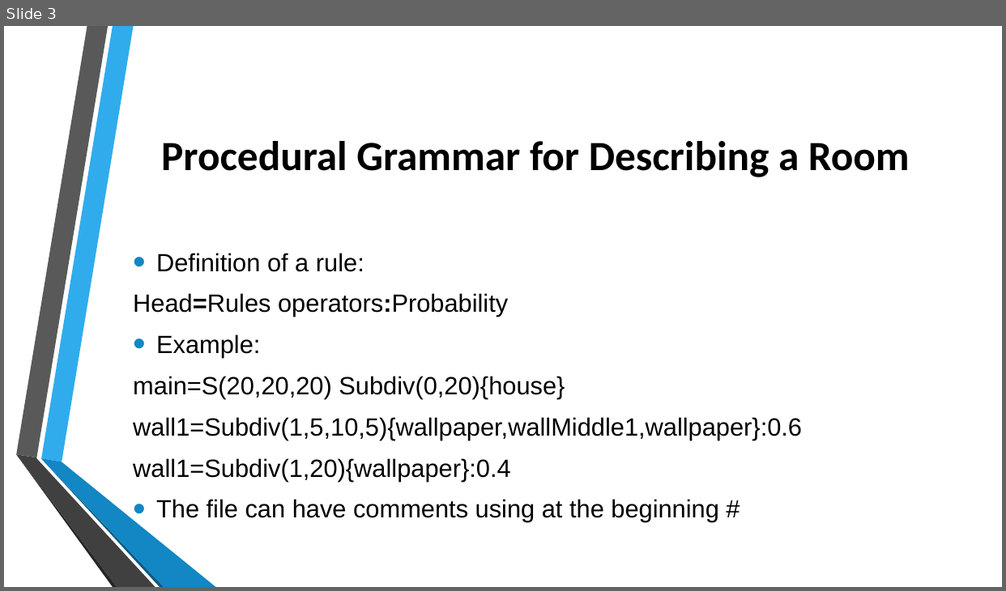
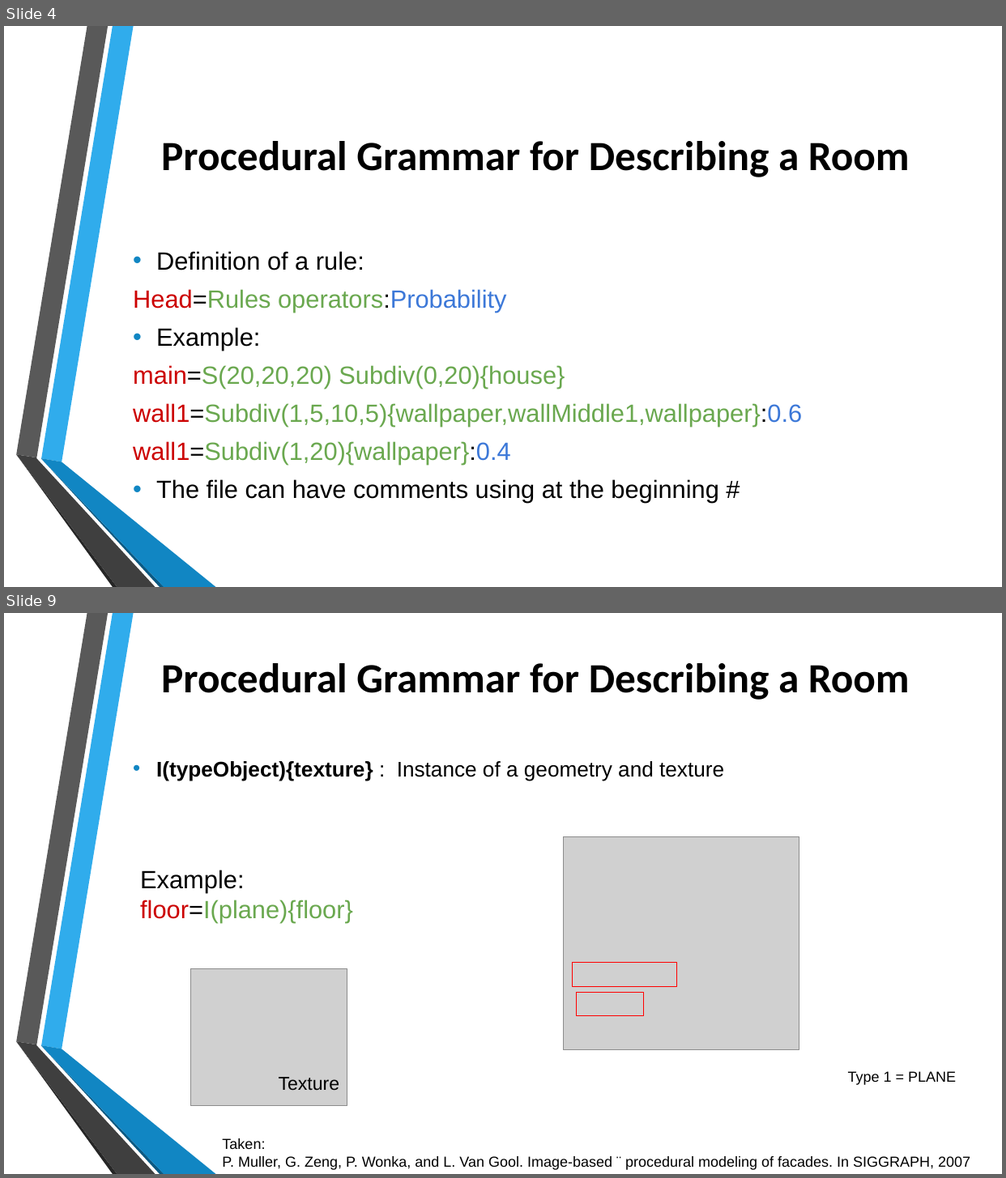
Before and after one commit to jtrillos/ProceduralModelingProject, a slide deck: Final Presentation.pptx. Shown one above the other, each under a label of ours: slide 3 before the commit, slides 4 and 9 after it; the slides between them are not shown. The pictures are 1006x591 and 1006x1178 pixels, drawn with LibreOffice and Linux fonts; fonts in the diff are those of the drawing; grey boxes stand for pictures; background and template pictures are left out. Boxes give left, top, right and bottom in pixels: in the first picture for what was removed or moved away, otherwise in the second. Text is boxed around its words. In the diff, an @@ line names an element or a change of style, - is before the commit and + after.

```diff
--- a/Final Presentation.pptx
+++ b/Final Presentation.pptx
@@ slide 9 added at [4,613,1002,1174], background picture (left out); not listed: 6 template elements that a slide beside it also shows @@
@@ title added at [161,663,910,700], 40 pt, text #000000, bold @@
+Procedural Grammar for Describing a Room
@@ text added at [156,761,724,781], 20.4 pt, text #000000 @@
+• I(typeObject){texture} : Instance of a geometry and texture
@@ picture added at [563,837,799,1050] @@
@@ text added at [140,870,353,922], 24 pt, text #6AA84F @@
+Example:
+floor=I(plane){floor}
@@ picture added at [190,969,347,1105] @@
@@ rectangle added at [572,963,677,986], outline #FF0000 0.75 pt @@
@@ rectangle added at [577,993,644,1016], outline #FF0000 0.75 pt @@
@@ text added at [848,1071,956,1085], 14 pt, text #000000 @@
+Type 1 = PLANE
@@ text added at [279,1077,340,1091], 18 pt, text #000000 @@
+Texture
@@ text added at [222,1139,970,1170], 14 pt, text #000000 @@
+Taken:
+P. Muller, G. Zeng, P. Wonka, and L. Van Gool. Image-based ¨ procedural modeling of facades. In SIGGRAPH, 2007
@@ what was slide 3 is now slide 4 @@
@@ slide 4 changed as well @@
@@ text "Definition of a rule:" at [133,251,802,503]: text colour #000000 to #CC0000 in "Head=Rules", "main=S(20,20,20)", "wall1=Subdiv(1,5,10,5){wallpaper,wallMiddle1,wallpaper}:0.6", "wall1=Subdiv(1,20){wallpaper}:0.4"; text colour #000000 to #6AA84F in "Head=Rules operators:Probability", "main=S(20,20,20) Subdiv(0,20){house}", "wall1=Subdiv(1,5,10,5){wallpaper,wallMiddle1,wallpaper}:0.6", "wall1=Subdiv(1,20){wallpaper}:0.4"; text colour #000000 to #3C78D8 in "operators:Probability", "wall1=Subdiv(1,5,10,5){wallpaper,wallMiddle1,wallpaper}:0.6", "wall1=Subdiv(1,20){wallpaper}:0.4"; bold off in "Head=Rules operators:Probability"; line spacing 1 to 0.9; less space between paragraphs; bullet colour #1287C3 to #1186C3 @@
@@ freeform shape at [16,455,155,587]: fill #404040 to #3F3F3F @@
@@ freeform shape at [41,459,164,587]: fill #0C5A82 to #0B5982 @@
@@ freeform shape at [41,459,216,587]: fill #1287C3 to #1186C3 @@
```
Also in this commit, not shown: 10 other slides changed, 8 other slides added, 1 slide removed.
